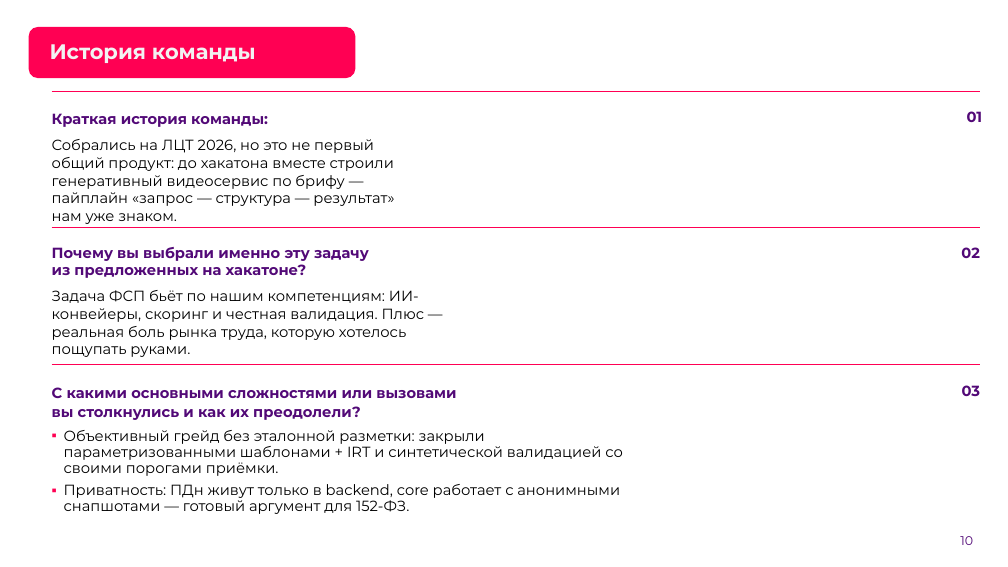
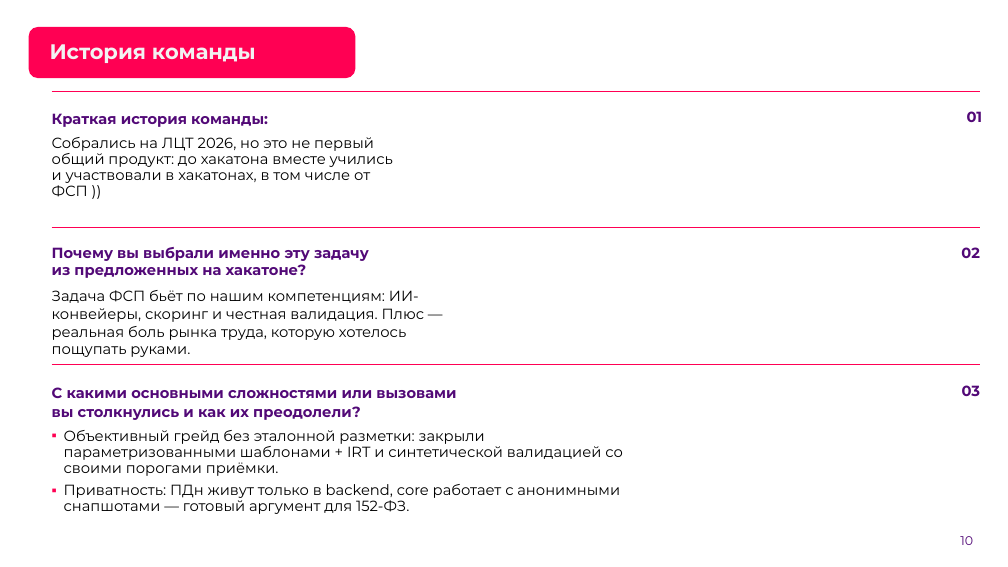
Before and after one commit to PirateThunder/piratehunter, a slide deck: slide 10 of deliverables/pitch/piratehunter-pitch.pptx. Drawn at 1008x567 pixels with LibreOffice and Linux fonts; fonts in the diff are those of the drawing; background and template pictures are left out. Boxes give left, top, right and bottom in pixels: in the first picture for what was removed or moved away, otherwise in the second. Text is boxed around its words. In the diff, an @@ line names an element or a change of style, - is before the commit and + after.

Commit message:
Презентация: актуальная версия от команды (Team DI, правки слайдов); pdf перегенерирован, zip пересобран

```diff
--- a/deliverables/pitch/piratehunter-pitch.pptx
+++ b/deliverables/pitch/piratehunter-pitch.pptx
@@ text "Краткая история команды:" at [52, 113, 268, 127]: less space between paragraphs @@
@@ text at [52, 137, 393, 197]: text changed @@
-Собрались на ЛЦТ 2026, но это не первый общий продукт: до хакатона вместе строили генеративный видеосервис по брифу — пайплайн «запрос — структура — результат» нам уже знаком.
+Собрались на ЛЦТ 2026, но это не первый общий продукт: до хакатона вместе учились и участвовали в хакатонах, в том числе от ФСП ))
```
Also in this commit, not shown: 14 other slides changed, 4 other files.
